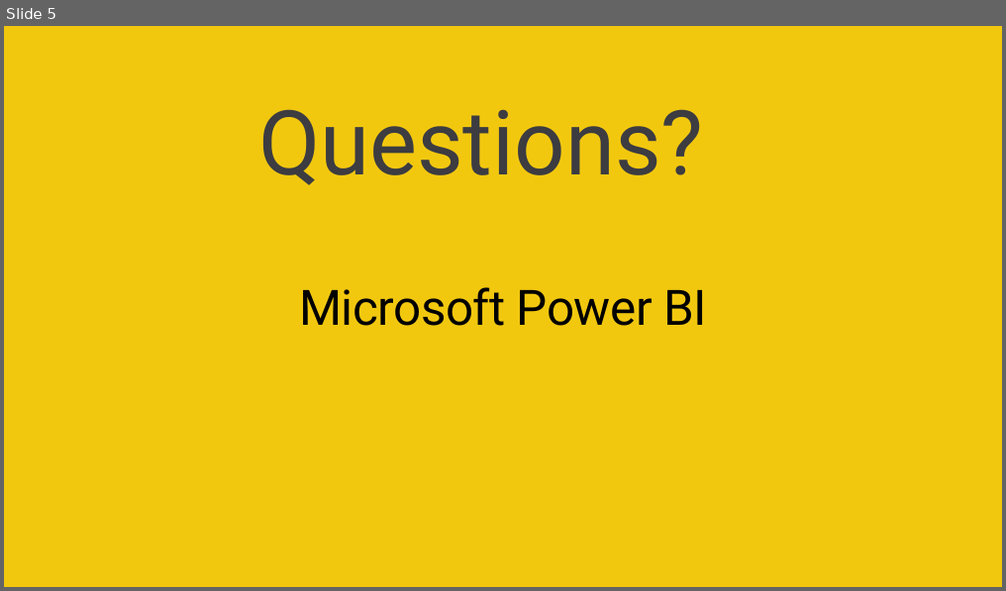
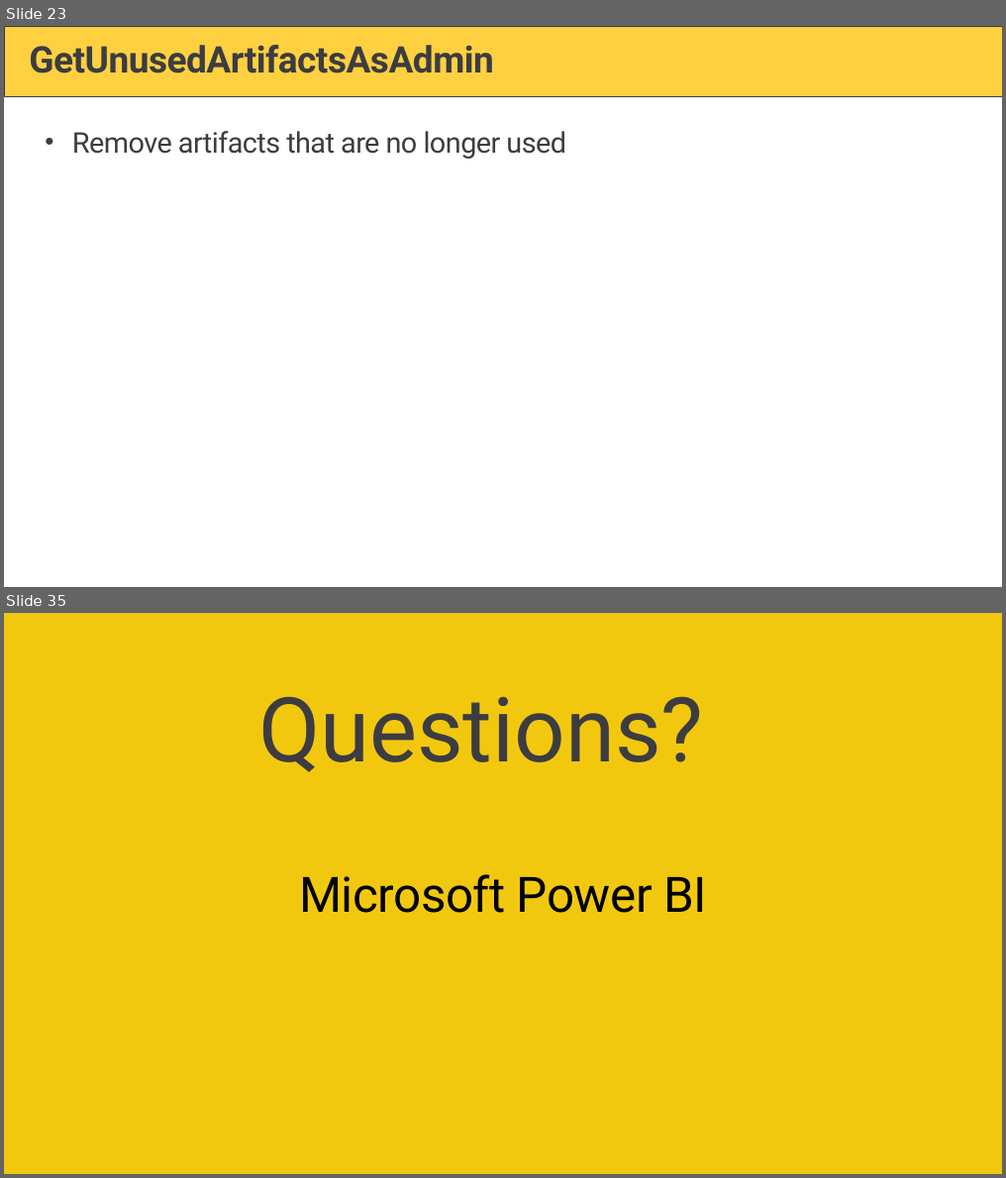
Before and after one commit to PowerBiDevCamp/Camp-Sessions, a slide deck: Session 19 - Managing Power BI using the Power BI Admin APIs.pptx. Shown one above the other, each under a label of ours: slide 5 before the commit, slides 23 and 35 after it; the slides between them are not shown. The pictures are 1006x591 and 1006x1178 pixels, drawn with LibreOffice and Linux fonts; fonts in the diff are those of the drawing; background and template pictures are left out. Boxes give left, top, right and bottom in pixels: in the first picture for what was removed or moved away, otherwise in the second. Text is boxed around its words. In the diff, an @@ line names an element or a change of style, - is before the commit and + after.

```diff
--- a/Session 19 - Managing Power BI using the Power BI Admin APIs.pptx
+++ b/Session 19 - Managing Power BI using the Power BI Admin APIs.pptx
@@ slide 23 added at [4,26,1002,587], background #FFFFFF @@
@@ rectangle added at [4,26,1002,96], fill #FFD040, outline #3C3C41 0.5 pt @@
@@ title added at [29,45,493,74], 36 pt, text #3C3C41, bold @@
+GetUnusedArtifactsAsAdmin
@@ text added at [72,131,566,159], 28 pt, text #3C3C41 @@
+• Remove artifacts that are no longer used
@@ what was slide 5 is now slide 35 @@
```
Also in this commit, not shown: 2 slides changed, 29 other slides added.
